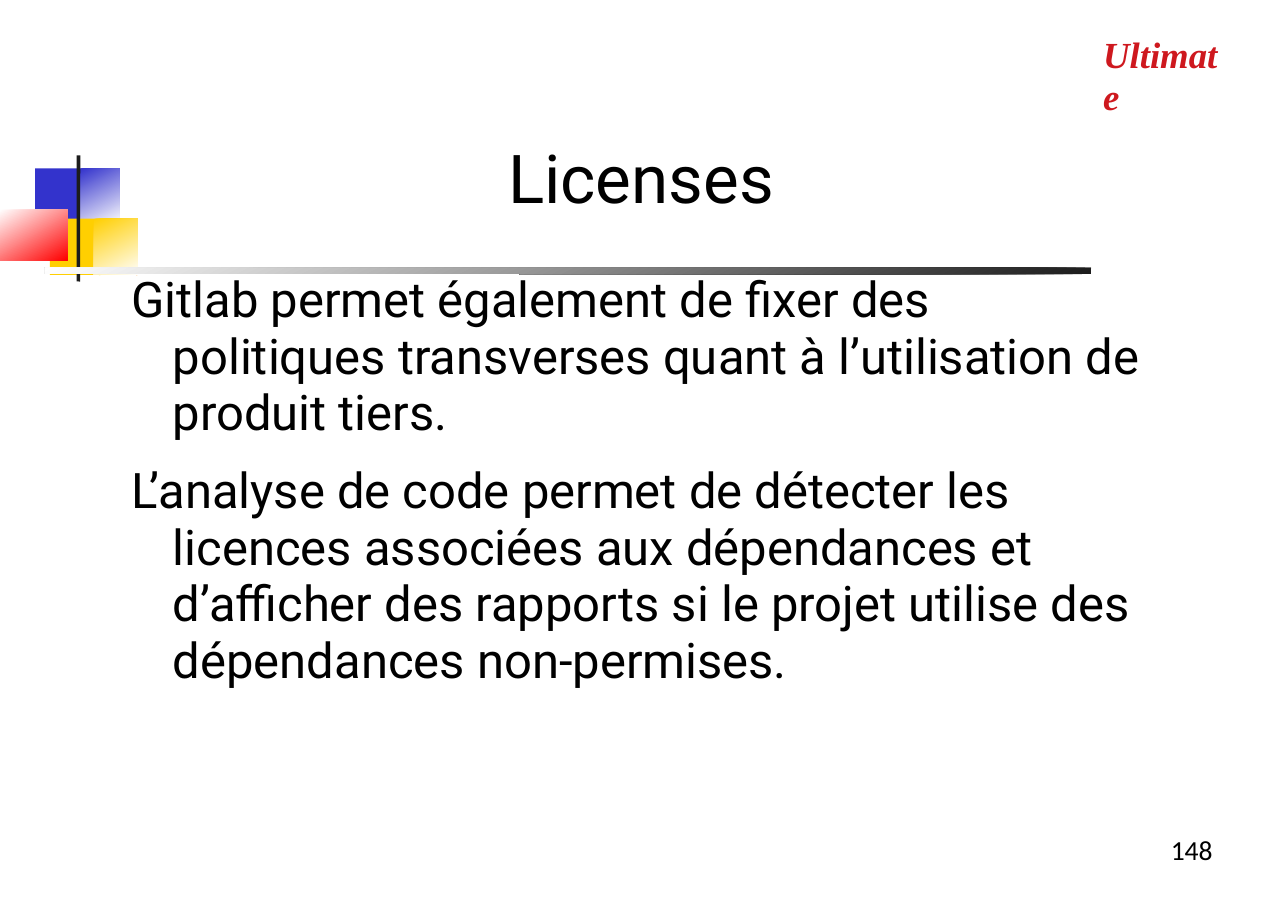
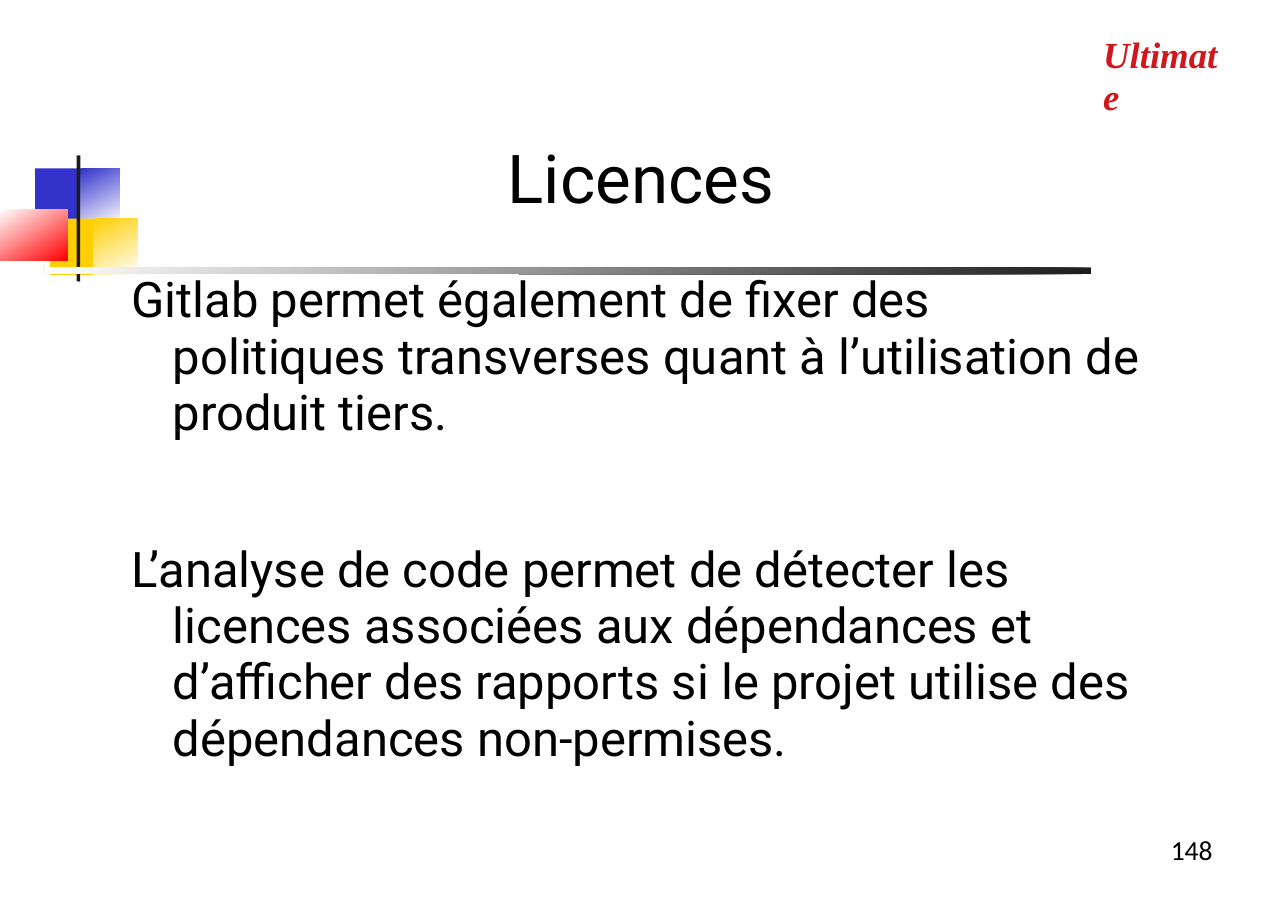
Before and after one commit to dthibau/gitlab, a slide deck: slide 148 of Gitlab.odp. Drawn at 1288x911 pixels with LibreOffice and Linux fonts; fonts in the diff are those of the drawing. Boxes give left, top, right and bottom in pixels: in the first picture for what was removed or moved away, otherwise in the second. Text is boxed around its words. In the diff, an @@ line names an element or a change of style, - is before the commit and + after.

```diff
--- a/Gitlab.odp
+++ b/Gitlab.odp
@@ title at (508, 154, 774, 204): text changed @@
-Licenses
+Licences
@@ text "Gitlab permet également de fixer ..." rewrapped from (132, 272, 1140, 688) to (132, 272, 1140, 766) @@
```
Also in this commit, not shown: 22 other slides changed, 2 slides added, 65 slides removed, 1 other file.
